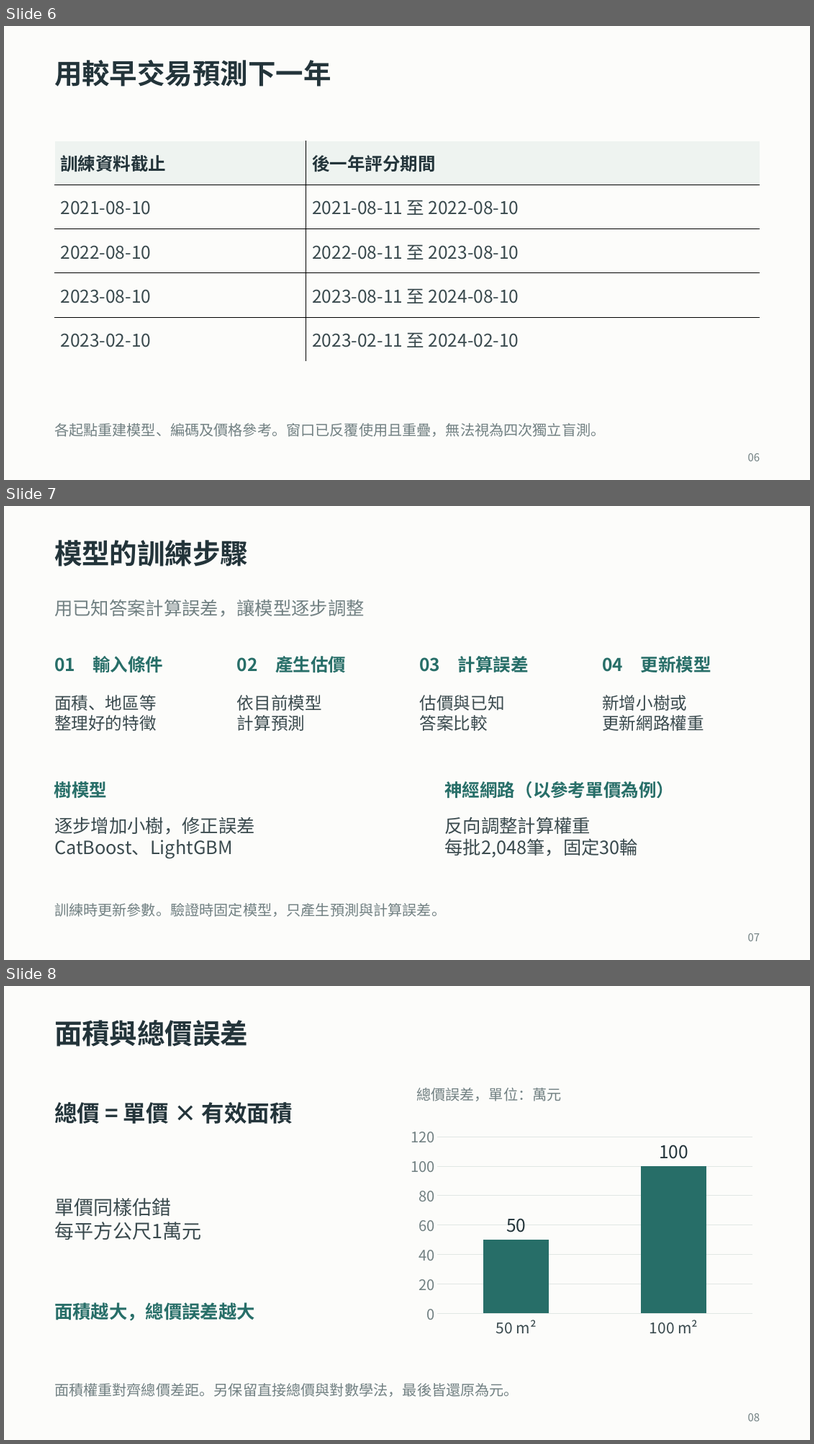
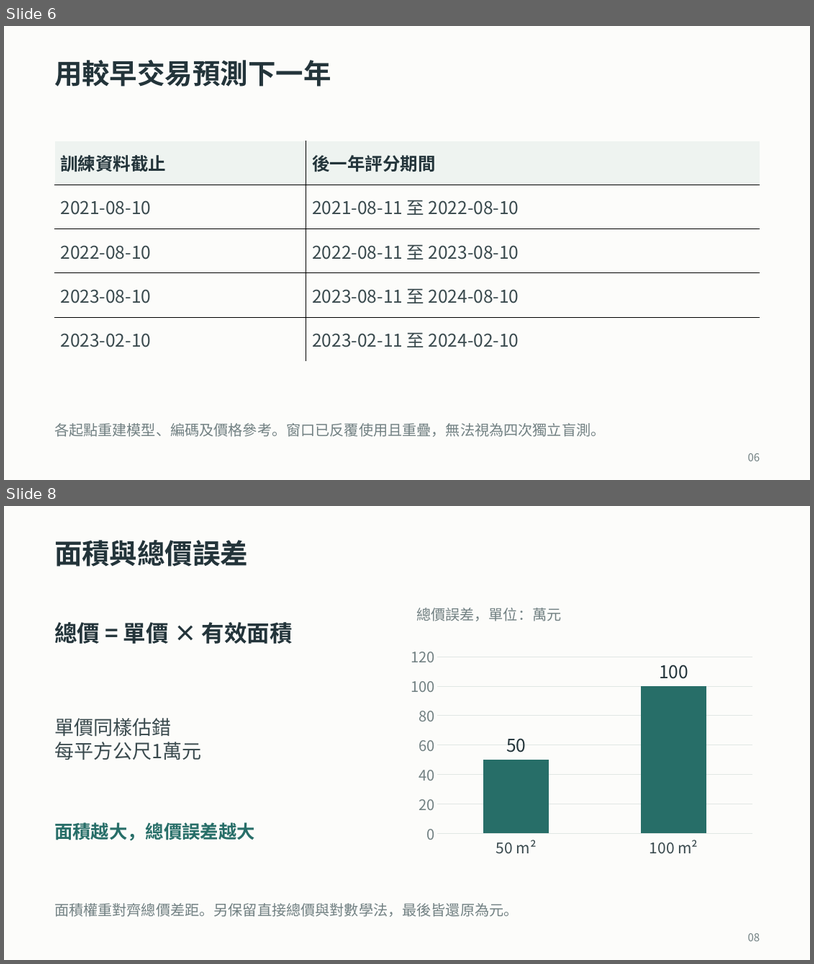
Before and after one commit to ziyi930108/nycu-house-price-regression, a slide deck: teaching/final_presentation/台灣房屋銷售價格預測挑戰賽_上台簡報.pptx. Shown one above the other, each under a label of ours: slides 6, 7 and 8 before the commit, slides 6 and 8 after it; the slides between them are not shown. The pictures are 814x1444 and 814x964 pixels, drawn with LibreOffice and Linux fonts; fonts in the diff are those of the drawing. Boxes give left, top, right and bottom in pixels: in the first picture for what was removed or moved away, otherwise in the second. Text is boxed around its words. In the diff, an @@ line names an element or a change of style, - is before the commit and + after.

```diff
--- a/teaching/final_presentation/台灣房屋銷售價格預測挑戰賽_上台簡報.pptx
+++ b/teaching/final_presentation/台灣房屋銷售價格預測挑戰賽_上台簡報.pptx
@@ slide 7 removed at [4, 506, 810, 960], background #FCFCFA @@
@@ text removed at [54, 540, 248, 566] @@
-模型的訓練步驟
@@ text removed at [54, 599, 365, 617] @@
-用已知答案計算誤差，讓模型逐步調整
@@ text removed at [54, 656, 163, 672] @@
-01 輸入條件
@@ text removed at [237, 656, 346, 673] @@
-02 產生估價
@@ text removed at [420, 656, 529, 672] @@
-03 計算誤差
@@ text removed at [602, 656, 712, 672] @@
-04 更新模型
@@ text removed at [54, 695, 157, 731] @@
-面積、地區等
-整理好的特徵
@@ text removed at [237, 695, 322, 731] @@
-依目前模型
-計算預測
@@ text removed at [420, 695, 505, 731] @@
-估價與已知
-答案比較
@@ text removed at [602, 695, 705, 731] @@
-新增小樹或
-更新網路權重
@@ text removed at [54, 778, 107, 800] @@
-樹模型
@@ text removed at [445, 781, 674, 798] @@
-神經網路（以參考單價為例）
@@ text removed at [54, 816, 255, 859] @@
-逐步增加小樹，修正誤差
-CatBoost、LightGBM
@@ text removed at [445, 816, 638, 857] @@
-反向調整計算權重
-每批2,048筆，固定30輪
@@ text removed at [54, 903, 446, 916] @@
-訓練時更新參數。驗證時固定模型，只產生預測與計算誤差。
@@ text removed at [748, 933, 761, 941] @@
-07
```
Also in this commit, not shown: 1 slide added, 11 other files.
